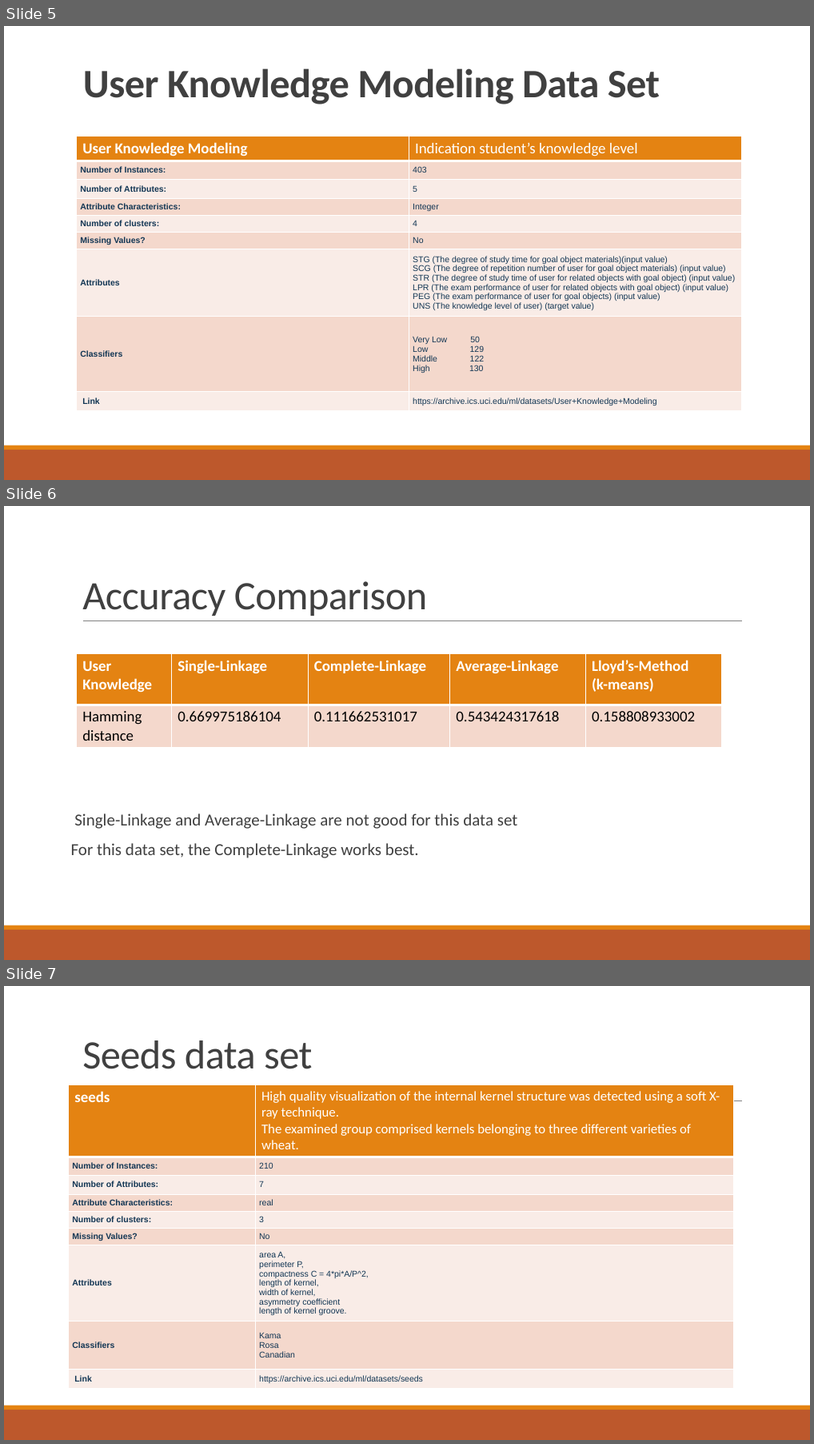
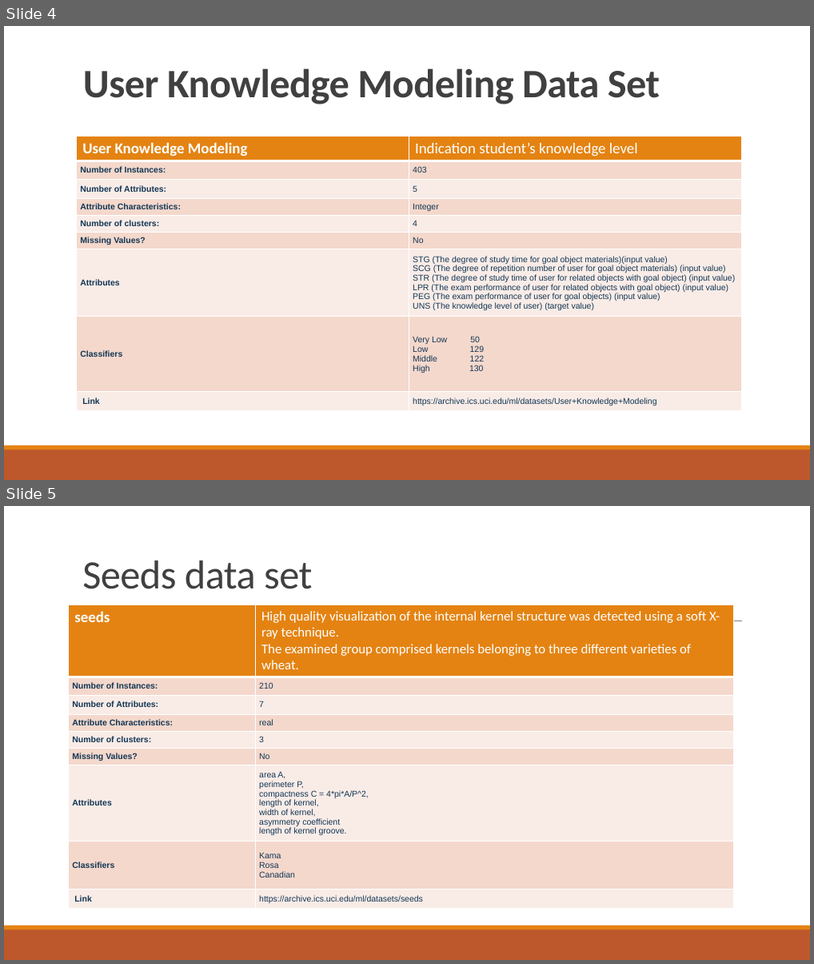
Before and after one commit to lisawangjuan/clusteringAlgorithms, a slide deck: ClusteringPresentation.pptx. Shown one above the other, each under a label of ours: slides 5, 6 and 7 before the commit, slides 4 and 5 after it. The pictures are 814x1444 and 814x964 pixels, drawn with LibreOffice and Linux fonts; fonts in the diff are those of the drawing. Boxes give left, top, right and bottom in pixels: in the first picture for what was removed or moved away, otherwise in the second. Text is boxed around its words. In the diff, an @@ line names an element or a change of style, - is before the commit and + after.

Commit message:
implemented k-medoids algorithm recalculate hamming distance of k-means and k-medoids

```diff
--- a/ClusteringPresentation.pptx
+++ b/ClusteringPresentation.pptx
@@ slide 6 removed at (x1=4, y1=506, x2=810, y2=960), background #FFFFFF; not listed: 3 template elements that a slide beside it also shows @@
@@ title removed at (x1=82, y1=581, x2=427, y2=616) @@
-Accuracy Comparison
@@ table removed at (x1=77, y1=654, x2=722, y2=747), 2 rows, 5 columns @@
-User Knowledge | Single-Linkage | Complete-Linkage | Average-Linkage | Lloyd’s-Method / (k-means)
-Hamming / distance | 0.669975186104 | 0.111662531017 | 0.543424317618 | 0.158808933002
@@ text removed at (x1=71, y1=813, x2=518, y2=858) @@
-Single-Linkage and Average-Linkage are not good for this data set
-For this data set, the Complete-Linkage works best.
@@ what was slide 5 is now slide 4 @@
@@ what was slide 7 is now slide 5 @@
```
Also in this commit, not shown: 2 slides changed, 1 other slide removed, 11 other files.
